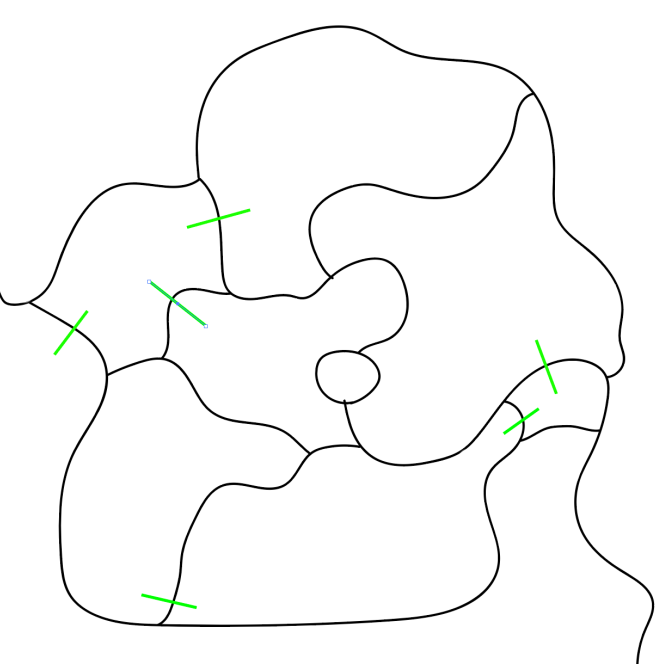
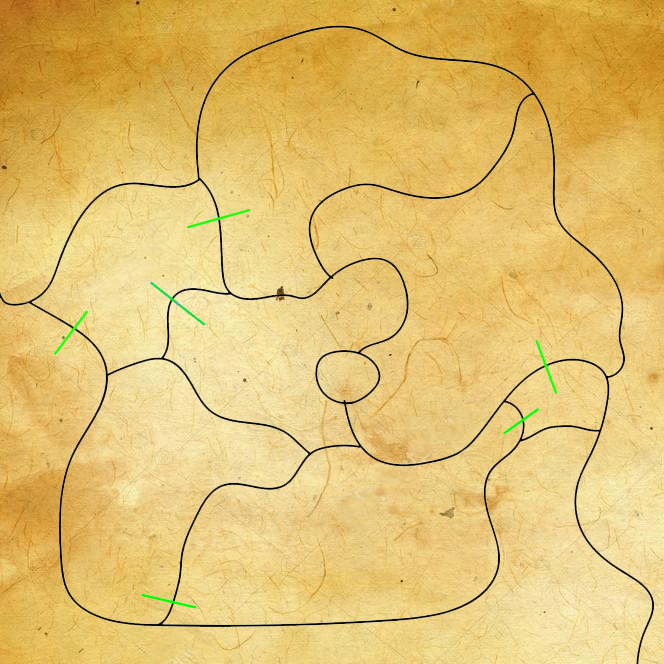
The second (664, 664) image is a revision of the first. Changes to its layers:
painted on "Layer 1" over [0, 0, 664, 664]
added layer "Layer 2" above "Background" over [0, 0, 664, 664]
